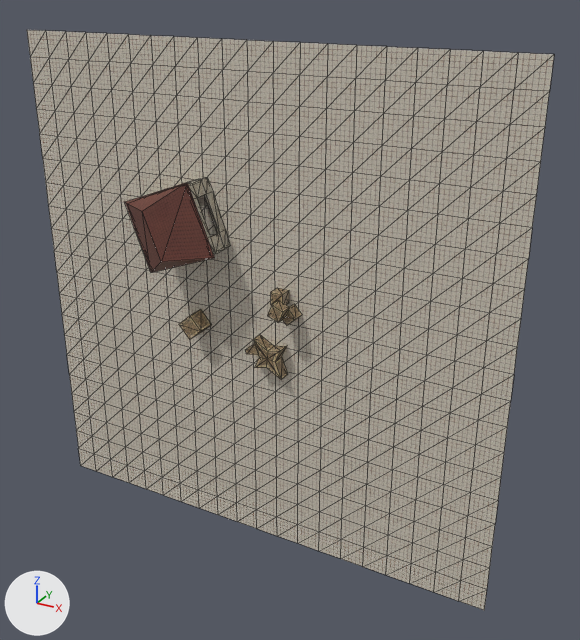
What one commit did to the glTF model Assets/map_prime.glb.
The view is the same before and after, from a 50 mm lens placed at (29.7, -48.1, 24.4), pointed at (3.3, 0.0, 0.4). Arrows for +X, +Y and +Z are at lower left; the lights stay in place. The older version comes first. Mesh edges are drawn as thin lines. Where no turn or scale is listed for an object, it has been applied to the vertices.

The older version as bpy lines, for what is in view:
```python
me_cube_001 = bpy.data.meshes.new('Cube.001')
me_cube_001.from_pydata(...)  # 136 vertices, 296 faces; spans x -3.72..3.74, y -2.61..0.0, z -3.46..3.62
me_cube_001.materials.append(mat_mat_wall1)  # picture img_tex_wall1
me_cube_002 = bpy.data.meshes.new('Cube.002')
me_cube_002.from_pydata(...)  # 6 vertices, 8 faces; spans x -3.95..4.0, y -4.56..-2.58, z -3.69..3.81
me_cube_002.materials.append(mat_mat_tiles2)  # picture img_tex_tiles2
me_mdl_crate_001 = bpy.data.meshes.new('mdl_crate.001')
me_mdl_crate_001.from_pydata(...)  # 26 vertices, 48 faces; spans x -1.97..1.22, y -0.5..0.5, z -1.42..1.42
me_mdl_crate_001.materials.append(mat_mat_crate)  # picture img_tex_crate
ob_building = bpy.data.objects.new('Building', me_cube_001)
ob_building.location = (-5.51, 0.0, 6.71)
ob_crate_004 = bpy.data.objects.new('Crate.004', me_mdl_crate_001)
ob_crate_004.location = (1.86, -0.5, -2.8)
ob_roof = bpy.data.objects.new('Roof', me_cube_002)
ob_roof.location = (-5.51, 0.0, 6.71)
# also in view: 'Plane' at (0.0, 0.0, 0.0)
```
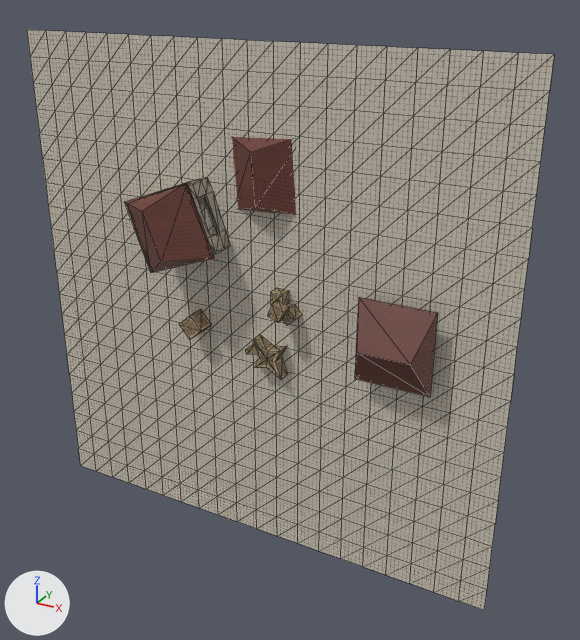
Location of each change, [x1, y1, x2, y2] in pixels of the pictures (580 x 640 px):
'Roof.002', added (brown): after [355, 297, 438, 397]
'Roof.001', added (brown): after [232, 137, 296, 215]

What changed in the scene script:
```text
Add me_cube_004:
    me_cube_004.from_pydata(...)  # 6 vertices, 8 faces; spans x -2.81..2.93, y -4.56..-2.58, z -3.2..3.12
    me_cube_004.materials.append(mat_mat_tiles2)  # picture img_tex_tiles2
Add me_cube_003:
    me_cube_003.from_pydata(...)  # 6 vertices, 8 faces; spans x -3.3..3.39, y -4.56..-2.58, z -2.96..3.07
    me_cube_003.materials.append(mat_mat_tiles2)  # picture img_tex_tiles2
Add ob_roof_002:
    ob_roof_002 = bpy.data.objects.new('Roof.002', me_cube_004)
    ob_roof_002.location = (11.95, 1.53, 0.63)
Add ob_roof_001:
    ob_roof_001 = bpy.data.objects.new('Roof.001', me_cube_003)
    ob_roof_001.location = (1.14, 3.05, 10.95)
```
